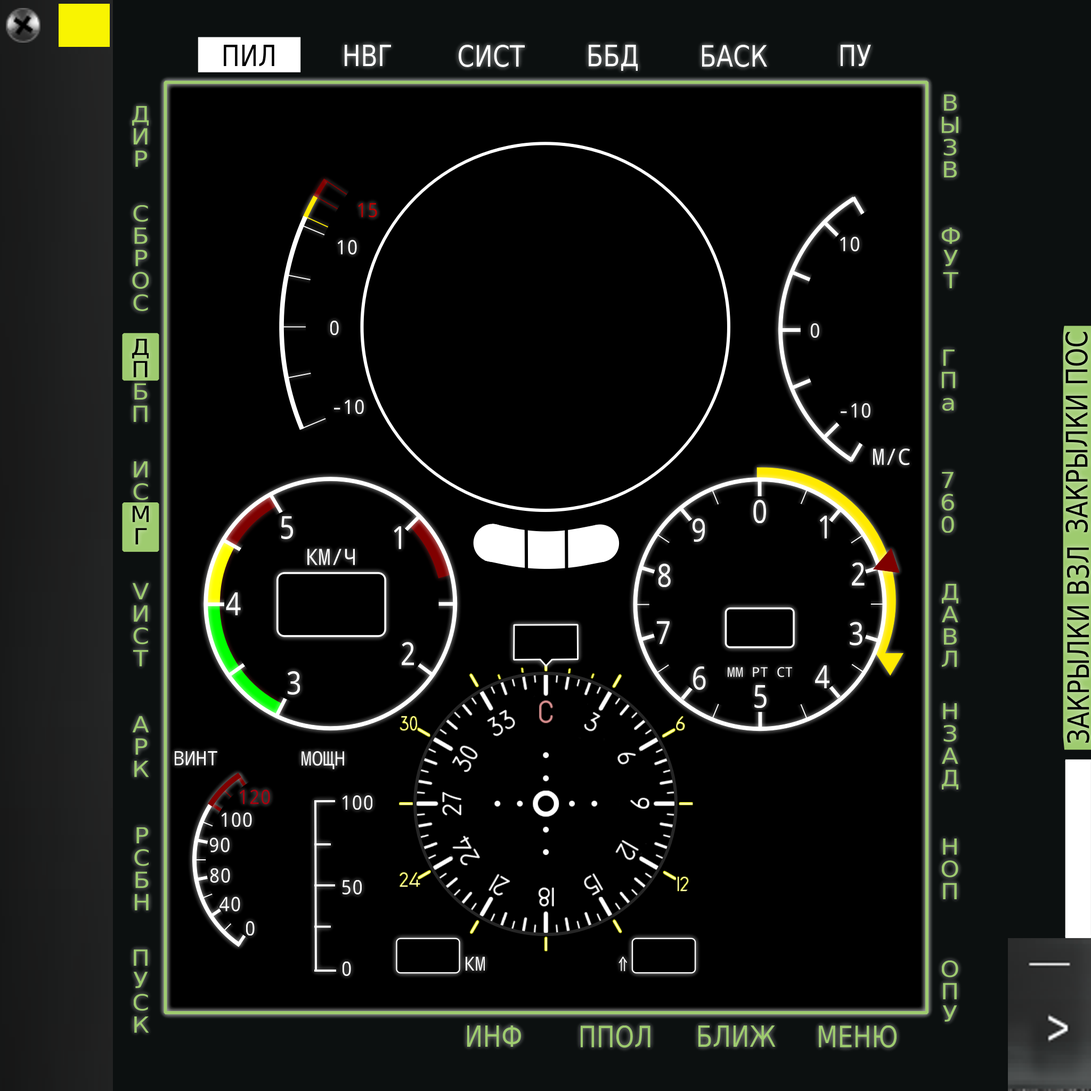
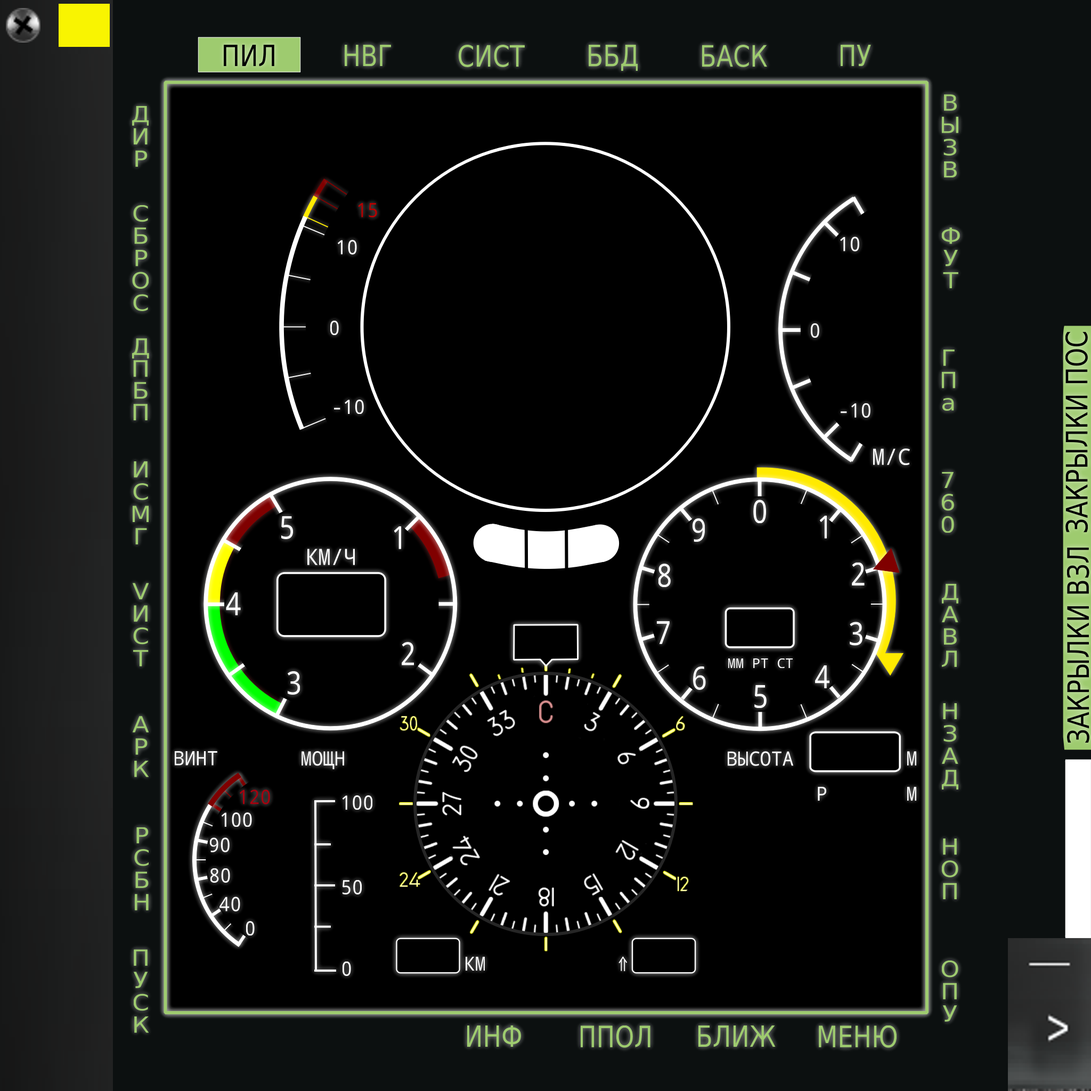
Revision of a layered 1091×1091 image; what changed, layer by layer:
painted on "Paint Layer 15" (2nd of 3, in "Page 1") over bbox(122, 37, 921, 805)
painted on "Paint Layer 15" (3rd of 3) over bbox(122, 37, 921, 805)
painted on "Copy of screen_bg" over bbox(122, 37, 921, 805)
painted on "Paint Layer 11" over bbox(122, 37, 921, 805)
painted on "Background" (6th of 6) over bbox(122, 37, 921, 805)
